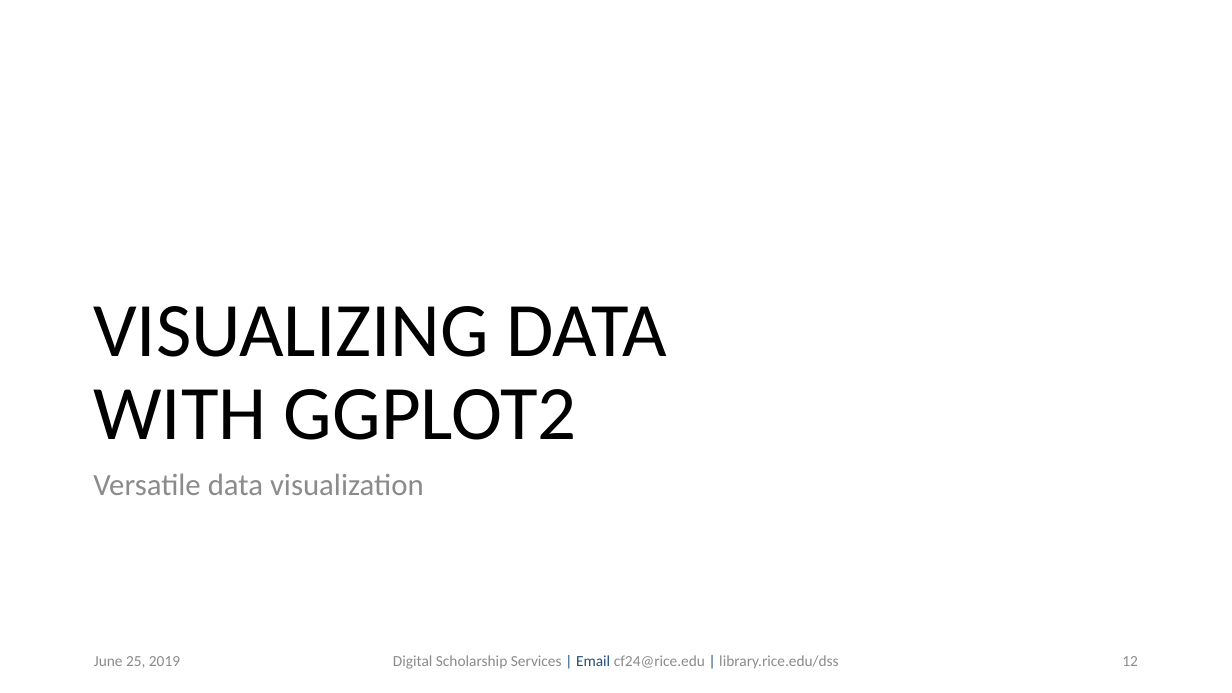
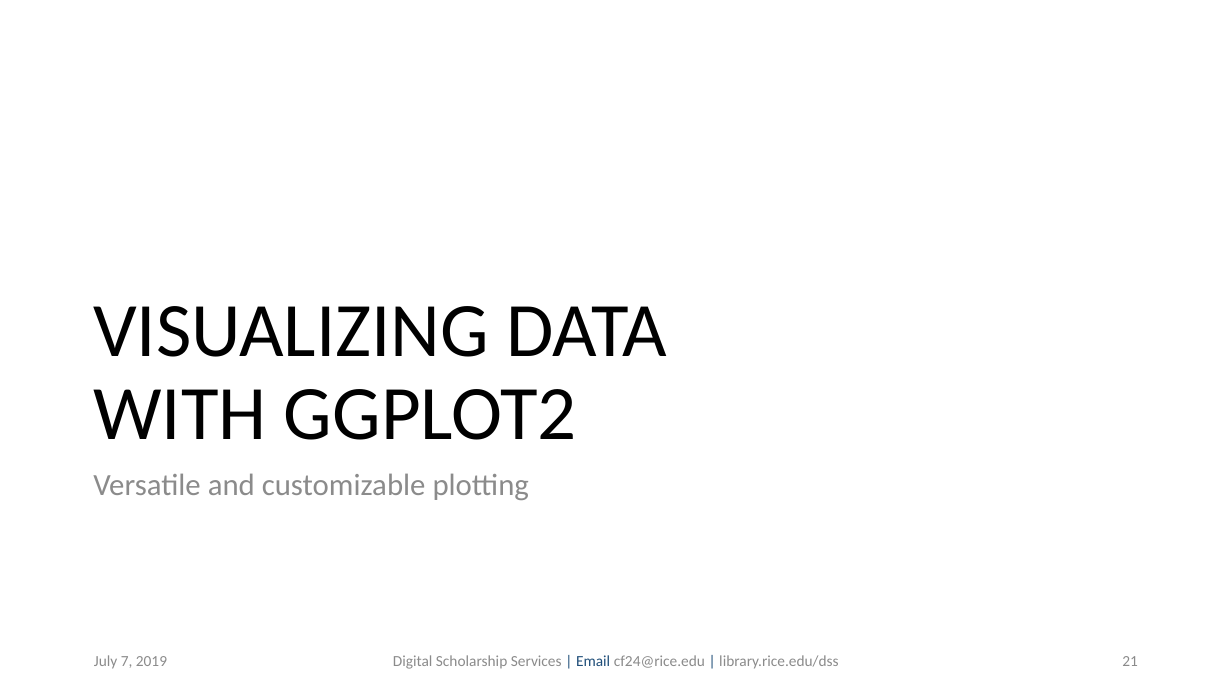
Before and after one commit to bakitybacon/rice-data-and-donuts, a slide deck: slide 21 of Rviz/R Visualization and Data Manipulation.pptx (slide 12 before the commit). Drawn at 1232x693 pixels with LibreOffice and Linux fonts; fonts in the diff are those of the drawing; background and template pictures are left out. Boxes give left, top, right and bottom in pixels: in the first picture for what was removed or moved away, otherwise in the second. Text is boxed around its words. In the diff, an @@ line names an element or a change of style, - is before the commit and + after.

```diff
--- a/Rviz/R Visualization and Data Manipulation.pptx
+++ b/Rviz/R Visualization and Data Manipulation.pptx
@@ text at [93, 473, 529, 500]: text changed @@
-Versatile data visualization
+Versatile and customizable plotting
@@ text at [94, 655, 167, 669]: text changed @@
-June 25, 2019
+July 7, 2019
@@ page number at [1122, 656, 1138, 666]: text changed @@
-12
+21
```
Also in this commit, not shown: 12 other slides changed, 19 slides added, 2 other files.
